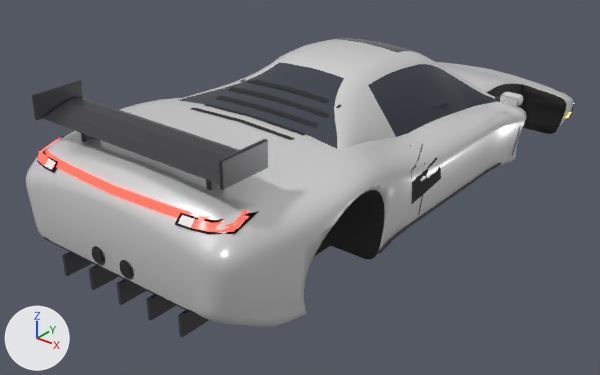
Two versions of the glTF model assets/vehicles/halcyon.glb, one commit apart.
One viewpoint serves both versions: a camera (50 mm lens) standing at (3.32, -4.79, 2.83) and looking at (-0.15, -0.44, 0.14). The axes (+X, +Y, +Z) are drawn at lower left. The lights are the same throughout. The picture after the commit comes second. Vertices at exactly the same position are counted once.

The first picture shows 'halcyon'.
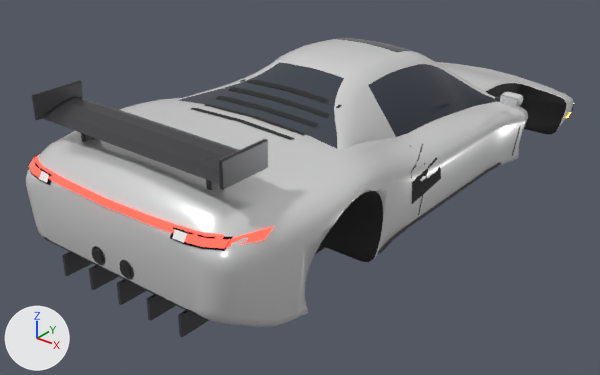
Changed parts and their boxes [x1, y1, x2, y2] in the pictures (600 x 375 px; the box of a moved part takes in the faces that stretch with it):
part 1 of me_halcyon, moved or reshaped: before [178, 215, 195, 228]; after [172, 230, 187, 243]
part 2 of me_halcyon, moved or reshaped: before [45, 158, 56, 170]; after [39, 171, 49, 183]
part 3 of me_halcyon, added: after [34, 157, 224, 243]
part 4 of me_halcyon, added: after [170, 227, 232, 251]
part 5 of me_halcyon, added: after [28, 155, 52, 185]
part 6 of me_halcyon, deleted: before [38, 141, 55, 169]
part 7 of me_halcyon, deleted: before [191, 217, 248, 232]
part 8 of me_halcyon, moved or reshaped: before [37, 136, 396, 320]; after [29, 154, 389, 320]
part 9 of me_halcyon, moved or reshaped: [475, 79, 568, 162] in both

The change in detail:
me_halcyon is used by ob_halcyon; location (0.0, 0.0, 0.0).
me_halcyon had 2994 vertices, 5483 faces and spanned x -1.01..1.01, y -2.32..2.32, z 0.11..1.21.
me_halcyon now has 2997 vertices, 5485 faces and spans x -1.01..1.01, y -2.32..2.32, z 0.11..1.21.
me_halcyon part 1: the loose piece of 4 vertices spanning x 0.52..0.6, y -2.27..-2.23, z 0.83..0.86 is moved by (0.0, -0.05, -0.06).
me_halcyon part 2: the loose piece of 4 vertices spanning x -0.6..-0.52, y -2.27..-2.23, z 0.83..0.86 is moved by (0.0, -0.05, -0.06).
me_halcyon part 3: a new loose piece of 26 vertices spanning x -0.78..0.78, y -2.32..-2.2, z 0.78..0.82, in mat_lamp_tail (red #cb3030, glowing red #ff3f30).
me_halcyon part 4: a new loose piece of 16 vertices spanning x 0.5..0.81, y -2.32..-2.17, z 0.75..0.81, in mat_lamp_housing (black #27272c).
me_halcyon part 5: a new loose piece of 16 vertices spanning x -0.81..-0.5, y -2.32..-2.17, z 0.75..0.81, in mat_lamp_housing (black #27272c).
me_halcyon part 6: the loose piece of 8 vertices spanning x -0.8..-0.52, y -2.27..-2.04, z 0.83..0.86 is deleted.
me_halcyon part 7: the loose piece of 8 vertices spanning x 0.52..0.8, y -2.27..-2.04, z 0.83..0.86 is deleted.
me_halcyon part 8: 42 vertices moved from x -1.01..1.01, y -1.78..-0.98, z 0.13..0.77 to x -1.01..1.01, y -1.77..-0.97, z 0.13..0.77; 154 vertices removed from x -1.01..1.01, y -2.28..-0.93, z 0.13..0.88; 116 vertices added at x -1.01..1.01, y -2.31..-0.95, z 0.13..0.8.
me_halcyon part 9: 9 vertices moved from x 0.54..0.94, y 0.97..1.76, z 0.13..0.62 to x 0.53..0.95, y 0.99..1.76, z 0.13..0.62; 55 vertices removed from x 0.54..0.95, y 0.93..1.78, z 0.13..0.62; 55 vertices added at x 0.53..0.95, y 0.95..1.77, z 0.13..0.62.
Other edits to the shape of me_halcyon do not show in these pictures.
